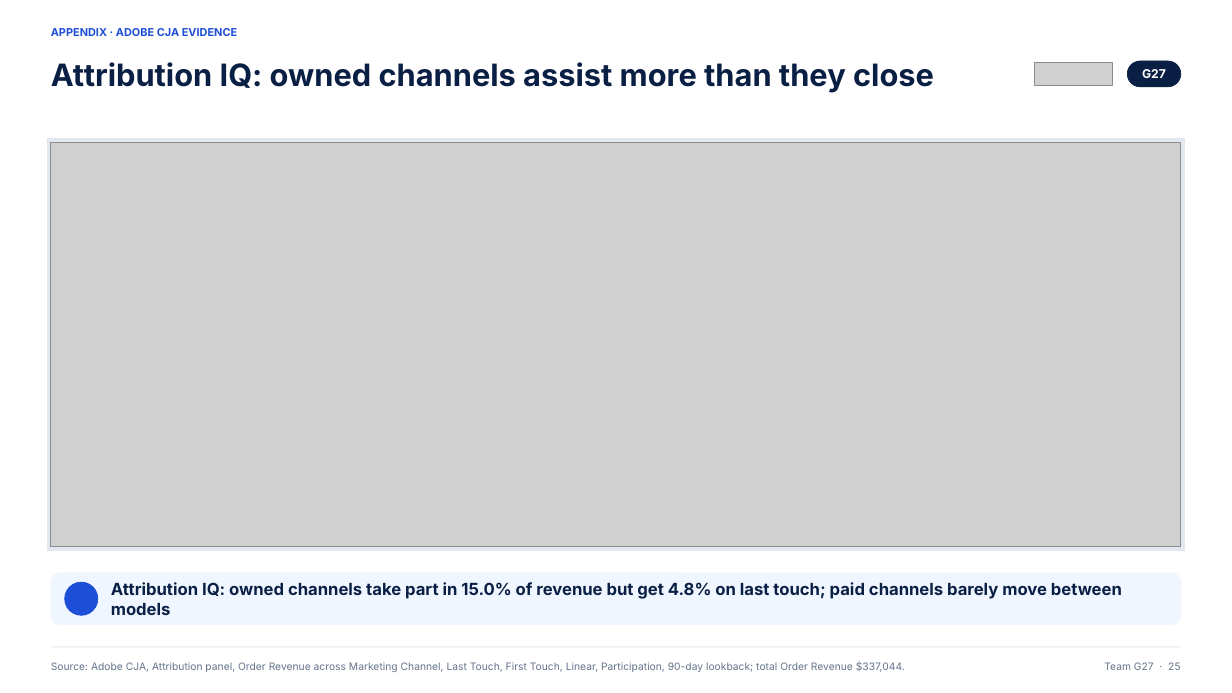
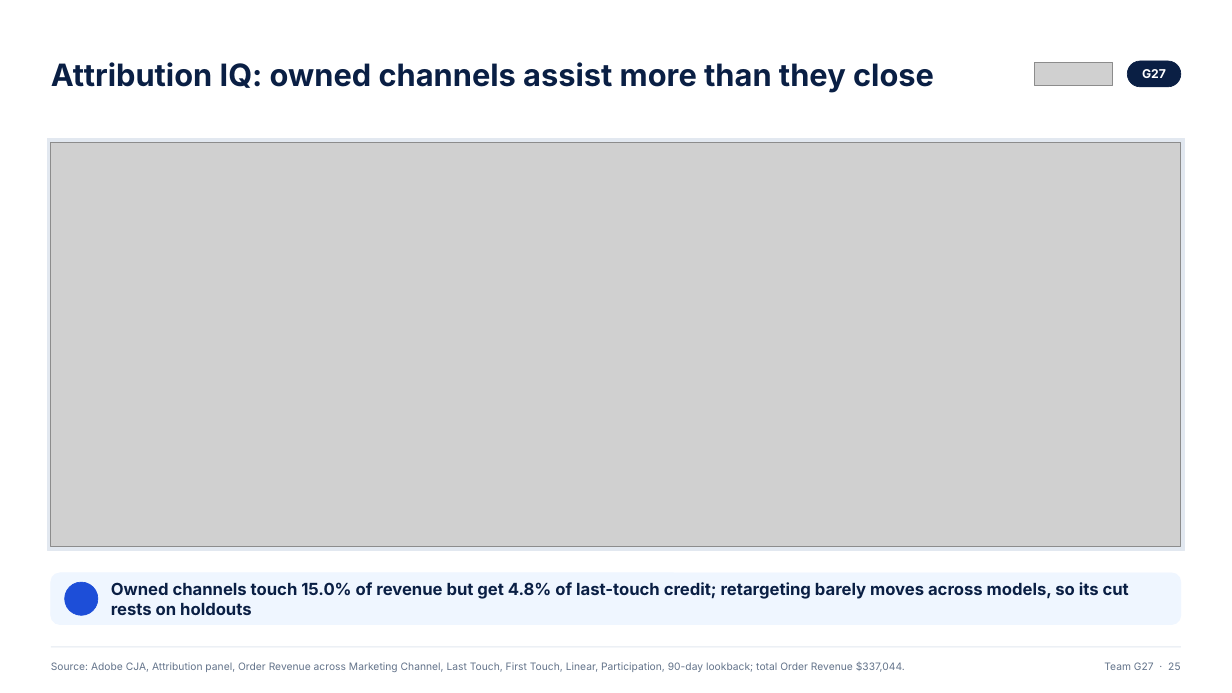
Before and after one commit to ANNYM25/Quince, a slide deck: slide 25 of deck/Team G27.pptx. Drawn at 1232x693 pixels with LibreOffice and Linux fonts; fonts in the diff are those of the drawing; grey boxes stand for pictures; background and template pictures are left out. Boxes give left, top, right and bottom in pixels: in the first picture for what was removed or moved away, otherwise in the second. Text is boxed around its words. In the diff, an @@ line names an element or a change of style, - is before the commit and + after.

```diff
--- a/deck/Team G27.pptx
+++ b/deck/Team G27.pptx
@@ text removed at <box>51,28,237,36</box> @@
-APPENDIX · ADOBE CJA EVIDENCE
@@ text at <box>111,582,1129,615</box>: text changed @@
-Attribution IQ: owned channels take part in 15.0% of revenue but get 4.8% on last touch; paid channels barely move between models
+Owned channels touch 15.0% of revenue but get 4.8% of last-touch credit; retargeting barely moves across models, so its cut rests on holdouts
```
Also in this commit, not shown: 26 other slides changed, 3 other files.
